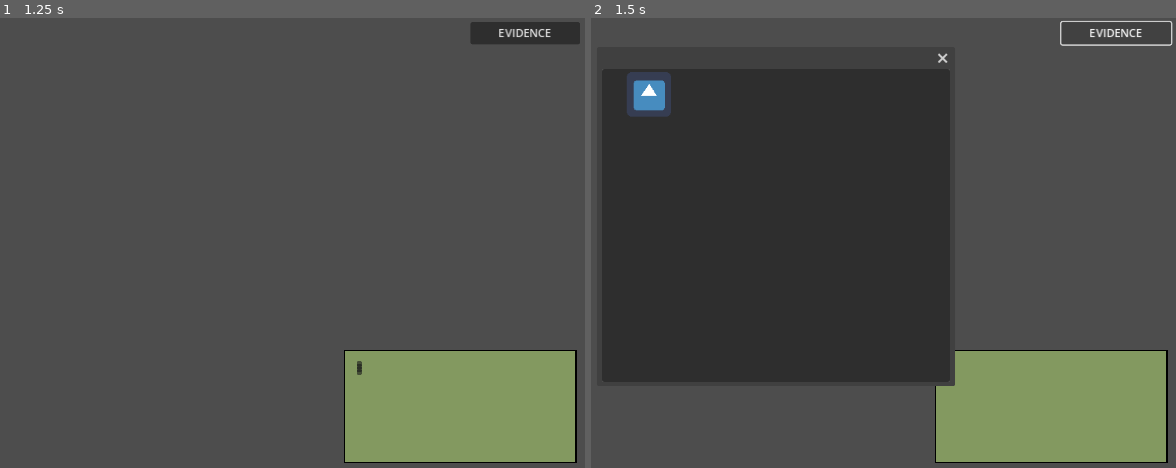
Above: before the commit, frames 1-2 (left to right).
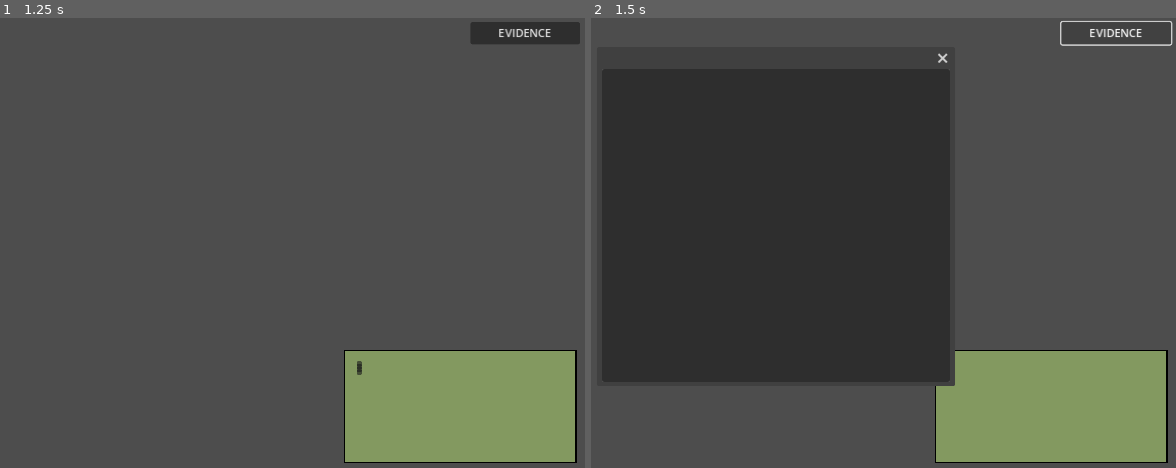
Above: after the commit, the same moments.

Repository: whatgum/GAMEJAM2022
Game: Godot game, scene res://QuestioningScene.tscn
Same seed, same stepped clock (60 frames per second), same inputs: the game is played once before the commit and once after it. This scene is started directly instead of the project's main scene. The engine's default icon, where the game draws it, is replaced by a stand-in: a white triangle on a blue panel in a dark square.
Inputs (mouse positions are in pixels of both pictures, inside the frame that each line leads up to):
- Up to frame 1 (1.25 s): click (193, 292) at 0.52 s
- Up to frame 2 (1.5 s): click "EVIDENCE" at 1.25 s

Frame 1 is identical in both runs. In frame 2, 0.7% of the frame differs, in the area x 6-14%, y 12-22%.

Commit message:
evidence exists now

Diff:
--- a/COPS/QuestioningScene.gd
+++ b/COPS/QuestioningScene.gd
@@ -2,9 +2,13 @@
 
 var currentEvidence = ""
 var currentQuestion = ""
+
+var texture = load("res://icon.png")
 signal startConversation(detectiveDict, interviewDict, key)
 signal pressAtEnd()
 signal addQuestion(question, pressable)
+signal addEvidence(texture,title, description)
+
 
 func _process(delta):
 	if(Input.is_action_just_pressed("removeEvidence")):
@@ -15,7 +19,7 @@
 
 func _on_button_pressed():
 	if(currentEvidence != ""):
-		print("Ask about : " + currentEvidence)
+		_on_question_container_start_dialogue(currentEvidence, false)
 	Input.set_custom_mouse_cursor(null)
 
 # Purpose : This dictionary uses questions asked as keys
@@ -25,6 +29,7 @@
 var ConversationDictionary := {
 	"THE QUICK BROWN FOX JUMPS OVER THE SMALL DOG?" : [{"THE QUICK BROWN FOX JUMPS OVER THE SMALL DOG?" : "Whats all this about a fox??"},{"Whats all this about a fox??" : "yeah it was a fox, I swear"}]}
 
+
 # Purpose : This dictionary uses questions asked as keys
 #			as values it holds arrays consisting of arrays
 #			These inner arrays stores questions to be asked and whether said question is pressable
@@ -33,6 +38,14 @@
 	"THE QUICK BROWN FOX JUMPS OVER THE SMALL DOG?" : [["question?", false], ["whats a question", true]]
 }
 
+# Purpose : This dictionary uses questions asked as keys
+#			as values it holds arrays consisting of arrays
+#			these inner arrays stores evidence texture, the title of evidence and the description of evidence
+#			These inner arrays are used to create new evidence scenes for the player to view
+var evidenceDictionary := {
+	"THE QUICK BROWN FOX JUMPS OVER THE SMALL DOG?" :
+		[[texture,"I think that I love you", "The mater of love is not a trival thing. But they professed it to you."]]
+}
 
 
 func _on_question_container_start_dialogue(key : String, pressable : bool):
@@ -45,9 +58,15 @@
 		emit_signal("startConversation", ConversationDictionary[key][0], ConversationDictionary[key][1], key )
 
 
+
 func _on_dialog_manager_add_questions():
 	if(questionDictioary.has(currentQuestion)):
 		var arrayOfQuestions = questionDictioary[currentQuestion]
 		for i in arrayOfQuestions:
 			emit_signal("addQuestion",i[0], i[1])
 		questionDictioary.erase(currentQuestion)
+	if(evidenceDictionary.has(currentQuestion)):
+		var arrayOfEvidence = evidenceDictionary[currentQuestion]
+		for i in arrayOfEvidence:
+			emit_signal("addEvidence", i[0], i[1], i[2])
+		arrayOfEvidence.erase(currentQuestion)
--- a/COPS/QuestioningScene.tscn
+++ b/COPS/QuestioningScene.tscn
@@ -5,7 +5,7 @@
 [ext_resource type="PackedScene" uid="uid://dj3c4vxp0l518" path="res://questionScene.tscn" id="1_qo5sj"]
 [ext_resource type="Script" path="res://CreateQuestion.gd" id="2_x4aks"]
 [ext_resource type="Script" path="res://PopupPanel.gd" id="4_hfcs3"]
-[ext_resource type="PackedScene" uid="uid://bawf3pu6aar32" path="res://evidenceScene.tscn" id="5_pv68c"]
+[ext_resource type="Script" path="res://evidenceContainer.gd" id="6_md2po"]
 [ext_resource type="PackedScene" uid="uid://n4r5ss1cea4o" path="res://DialogManager.tscn" id="7_qojd4"]
 [ext_resource type="Script" path="res://pressPopup.gd" id="8_wukcm"]
 
@@ -143,16 +143,14 @@
 [node name="ScrollContainer" type="ScrollContainer" parent="PopupPanel"]
 offset_left = 4.0
 offset_top = 4.0
-offset_right = 404.0
+offset_right = 96.0
 offset_bottom = 96.0
 horizontal_scroll_mode = 0
 
-[node name="vBoxContainer" type="VBoxContainer" parent="PopupPanel/ScrollContainer"]
-offset_right = 400.0
-offset_bottom = 114.0
+[node name="evidenceContainer" type="VBoxContainer" parent="PopupPanel/ScrollContainer"]
+offset_right = 92.0
 size_flags_horizontal = 3
-
-[node name="Control" parent="PopupPanel/ScrollContainer/vBoxContainer" instance=ExtResource( "5_pv68c" )]
+script = ExtResource( "6_md2po" )
 
 [node name="dialogManager" parent="." instance=ExtResource( "7_qojd4" )]
 mouse_filter = 2
@@ -195,6 +193,7 @@
 theme = ExtResource( "1_ieqv2" )
 text = "COHERSE HIM"
 
+[connection signal="addEvidence" from="." to="PopupPanel/ScrollContainer/evidenceContainer" method="passEvidence"]
 [connection signal="addQuestion" from="." to="quesionsPanel/ScrollContainer/questionContainer" method="passQuestion"]
 [connection signal="pressAtEnd" from="." to="dialogManager" method="_on_questioning_press_at_end"]
 [connection signal="startConversation" from="." to="dialogManager" method="initDialog"]
--- /dev/null
+++ b/COPS/evidenceContainer.gd
@@ -0,0 +1,9 @@
+extends VBoxContainer
+
+var evidence = load("res://evidenceScene.tscn")
+
+# Called when the node enters the scene tree for the first time.
+func passEvidence(texture : Texture, string : String, string2 : String) -> void:
+	var newEvidence = evidence.instantiate();
+	newEvidence.init(texture,string, string2)
+	self.add_child(newEvidence)
